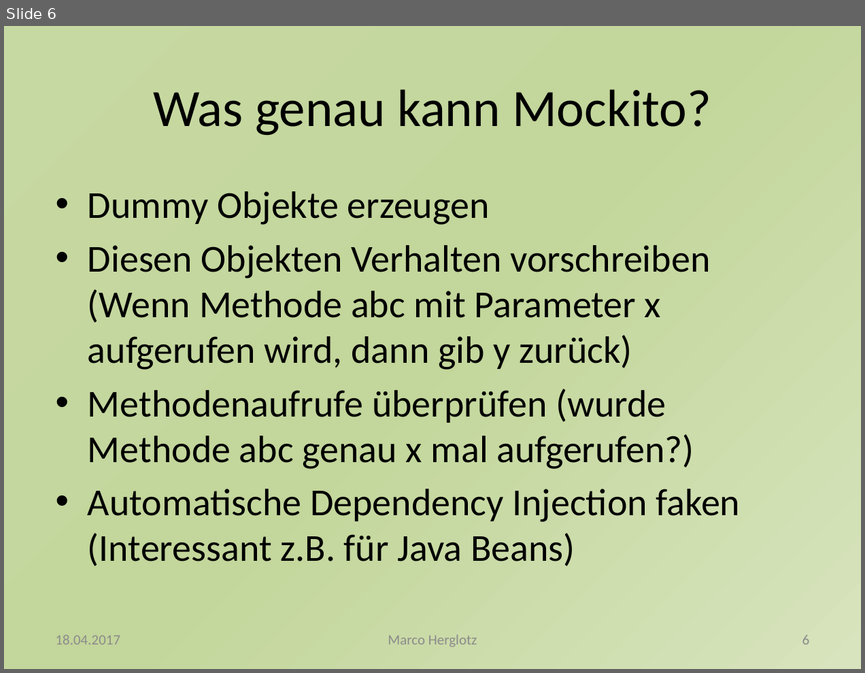
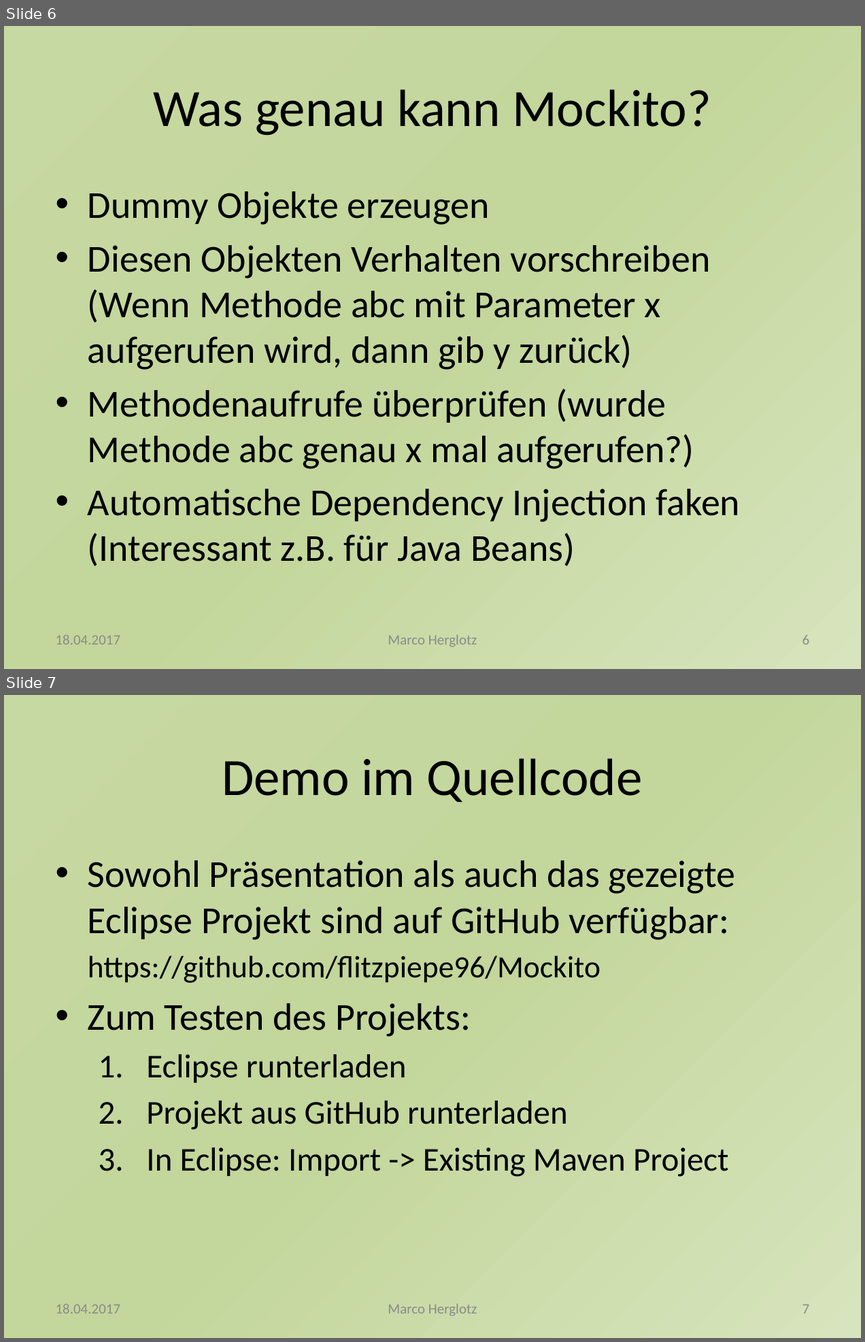
Before and after one commit to flitzpiepe96/Mockito, a slide deck: Mockito.pptx. Shown one above the other, each under a label of ours: slide 6 before the commit, slides 6 and 7 after it. The pictures are 865x673 and 865x1342 pixels, drawn with LibreOffice and Linux fonts; fonts in the diff are those of the drawing. Boxes give left, top, right and bottom in pixels: in the first picture for what was removed or moved away, otherwise in the second. Text is boxed around its words. In the diff, an @@ line names an element or a change of style, - is before the commit and + after.

Commit message:
Updated demo project

```diff
--- a/Mockito.pptx
+++ b/Mockito.pptx
@@ slide 7 added at [4, 695, 861, 1338], background gradient #C7D9A3 to #C3D69B to #D7E4BD @@
@@ title added at [222, 758, 643, 802], 44 pt, text #000000 @@
+Demo im Quellcode
@@ text added at [88, 860, 735, 1176], 32 pt, text #000000 @@
+• Sowohl Präsentation als auch das gezeigte Eclipse Projekt sind auf GitHub verfügbar:
+https://github.com/flitzpiepe96/Mockito
+• Zum Testen des Projekts:
+  1. Eclipse runterladen
+  2. Projekt aus GitHub runterladen
+  3. In Eclipse: Import -> Existing Maven Project
@@ text added at [56, 1304, 121, 1313], 12 pt, text #8C8C8C @@
+18.04.2017
@@ text added at [388, 1303, 477, 1316], 12 pt, text #8C8C8C @@
+Marco Herglotz
@@ page number added at [802, 1304, 810, 1313], 12 pt, text #8C8C8C @@
+7
```
Also in this commit, not shown: 1 slide changed, 13 other files.
